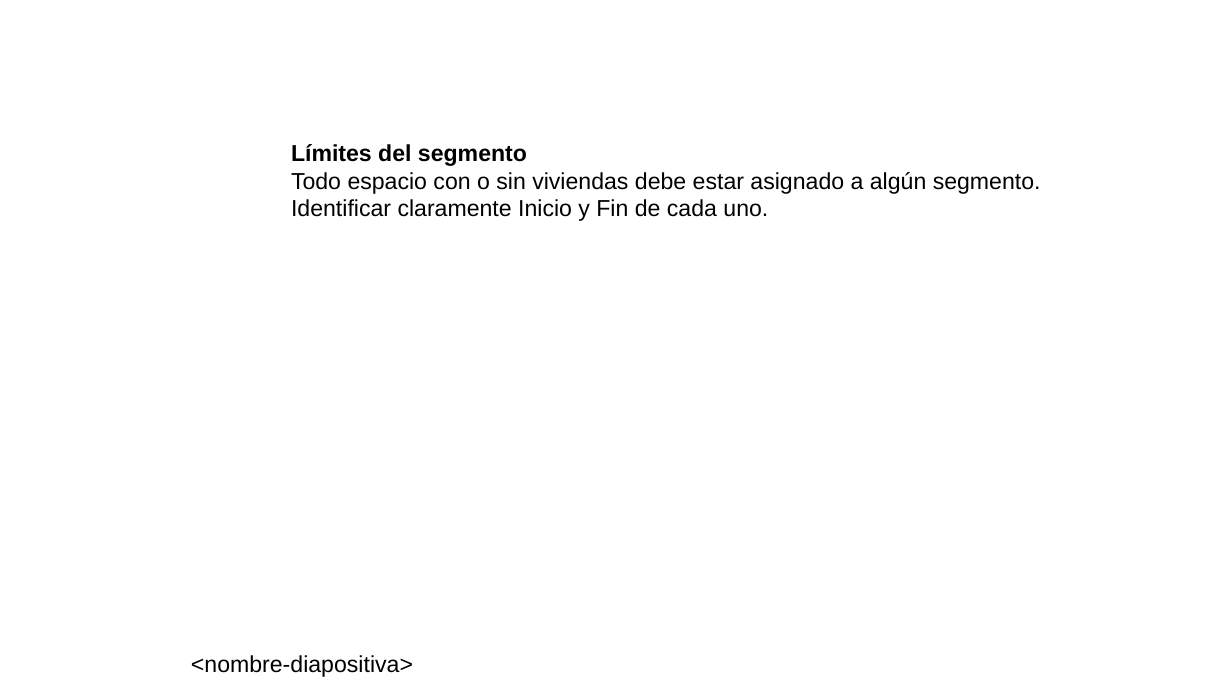
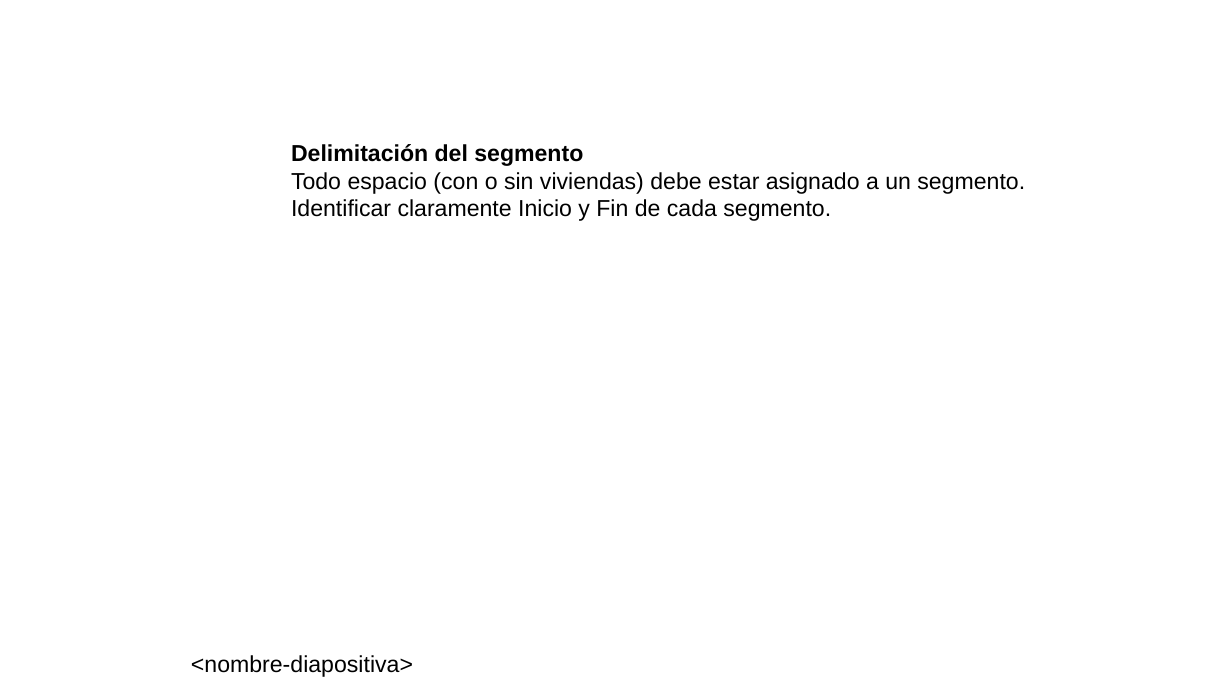
Before and after one commit to neptuso/Charlas, a slide deck: slide 6 of IDERA/segmentos.censo2022.pptx. Drawn at 1232x693 pixels with LibreOffice and Linux fonts; fonts in the diff are those of the drawing; background and template pictures are left out. Boxes give left, top, right and bottom in pixels: in the first picture for what was removed or moved away, otherwise in the second. Text is boxed around its words. In the diff, an @@ line names an element or a change of style, - is before the commit and + after.

```diff
--- a/IDERA/segmentos.censo2022.pptx
+++ b/IDERA/segmentos.censo2022.pptx
@@ text at [291, 144, 1025, 221]: text changed @@
-Límites del segmento
-Todo espacio con o sin viviendas debe estar asignado a algún segmento.
-Identificar claramente Inicio y Fin de cada uno.
+Delimitación del segmento
+Todo espacio (con o sin viviendas) debe estar asignado a un segmento.
+Identificar claramente Inicio y Fin de cada segmento.
```
Also in this commit, not shown: 5 other slides changed, 8 slides added, 5 slides removed, 2 other files.
